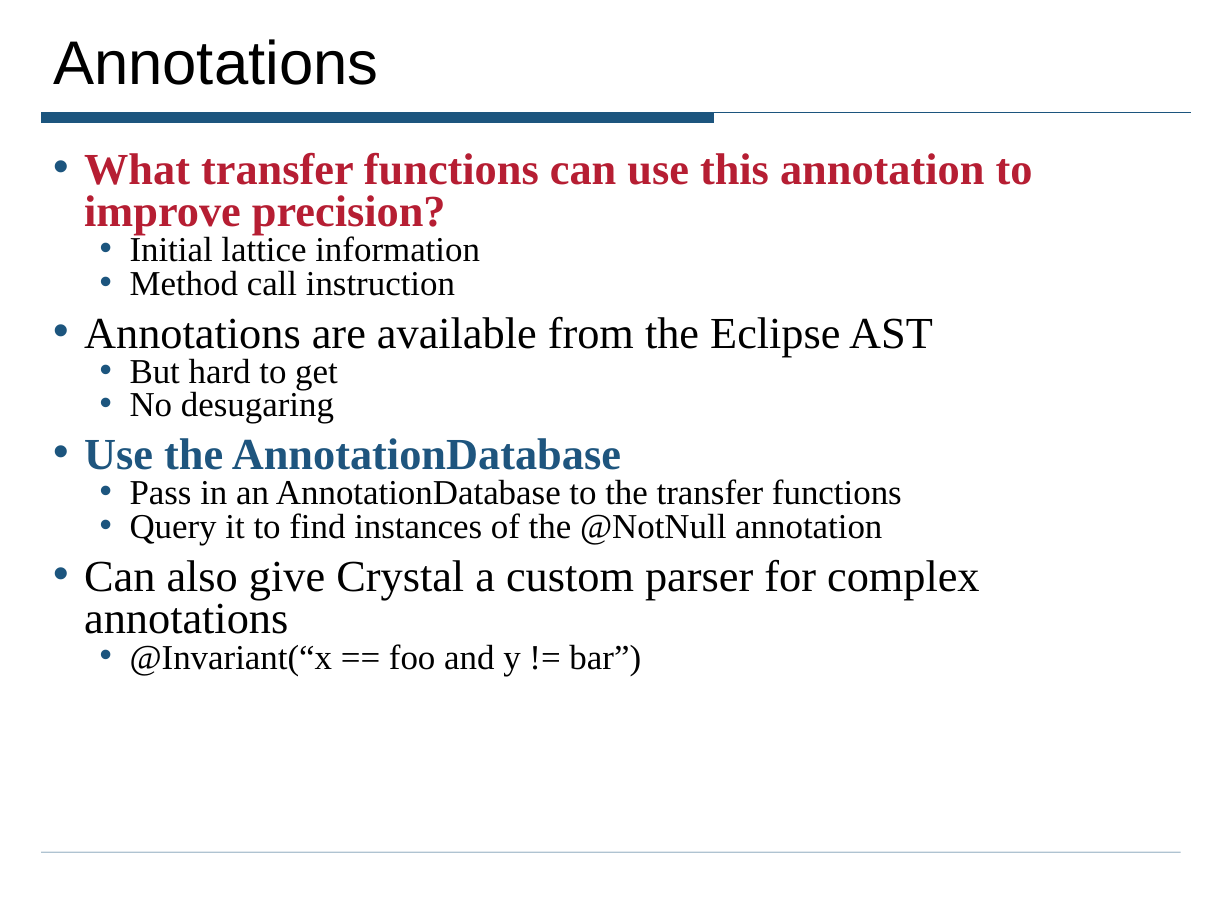
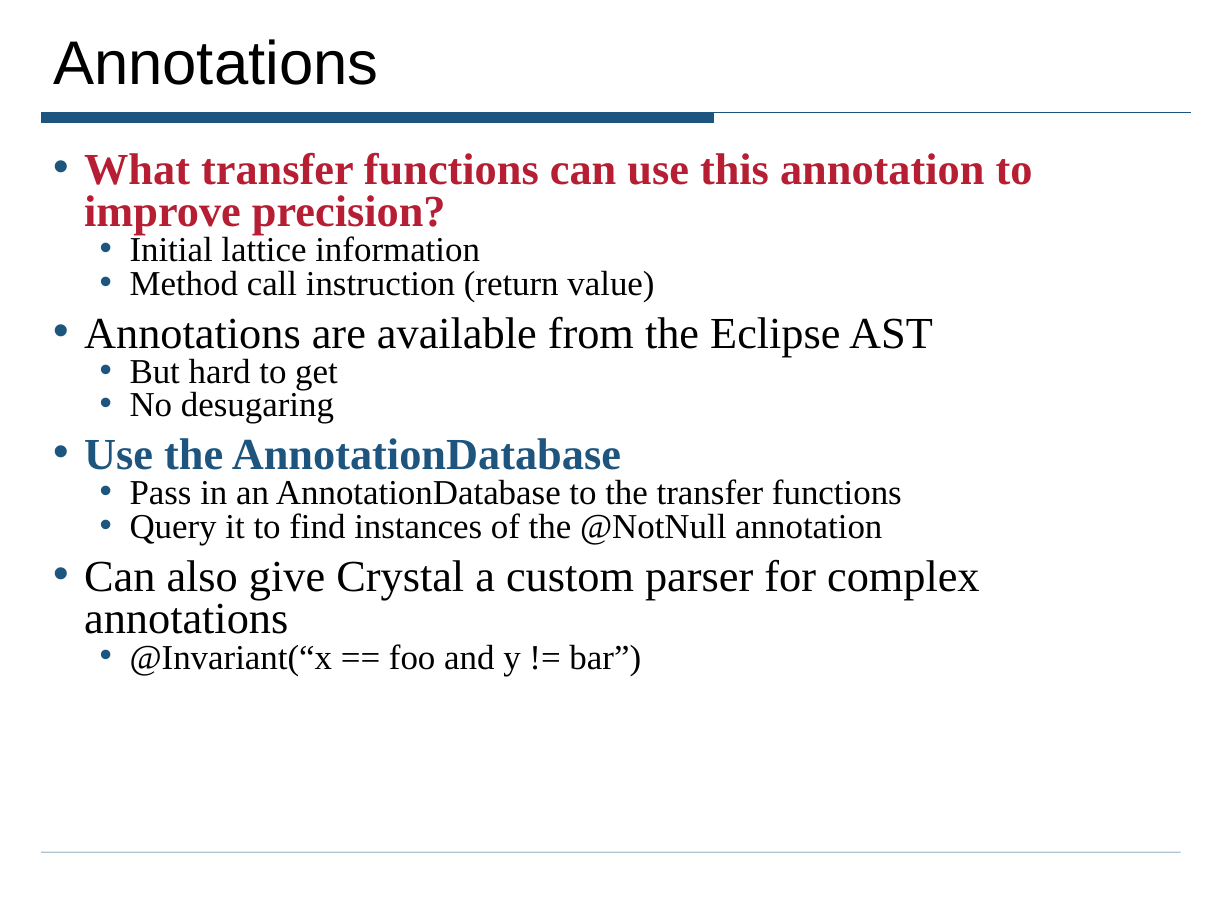
Before and after one commit to ciera/crystalsaf, a slide deck: slide 29 of TutorialExamples/CrystalTutorial.ppt. Drawn at 1232x924 pixels with LibreOffice and Linux fonts; fonts in the diff are those of the drawing. Boxes give left, top, right and bottom in pixels: in the first picture for what was removed or moved away, otherwise in the second. Text is boxed around its words. In the diff, an @@ line names an element or a change of style, - is before the commit and + after.

```diff
--- a/TutorialExamples/CrystalTutorial.ppt
+++ b/TutorialExamples/CrystalTutorial.ppt
@@ text at box(130, 270, 654, 302): text changed @@
-  • Method call instruction
+  • Method call instruction (return value)
```
Also in this commit, not shown: 7 other slides changed.
